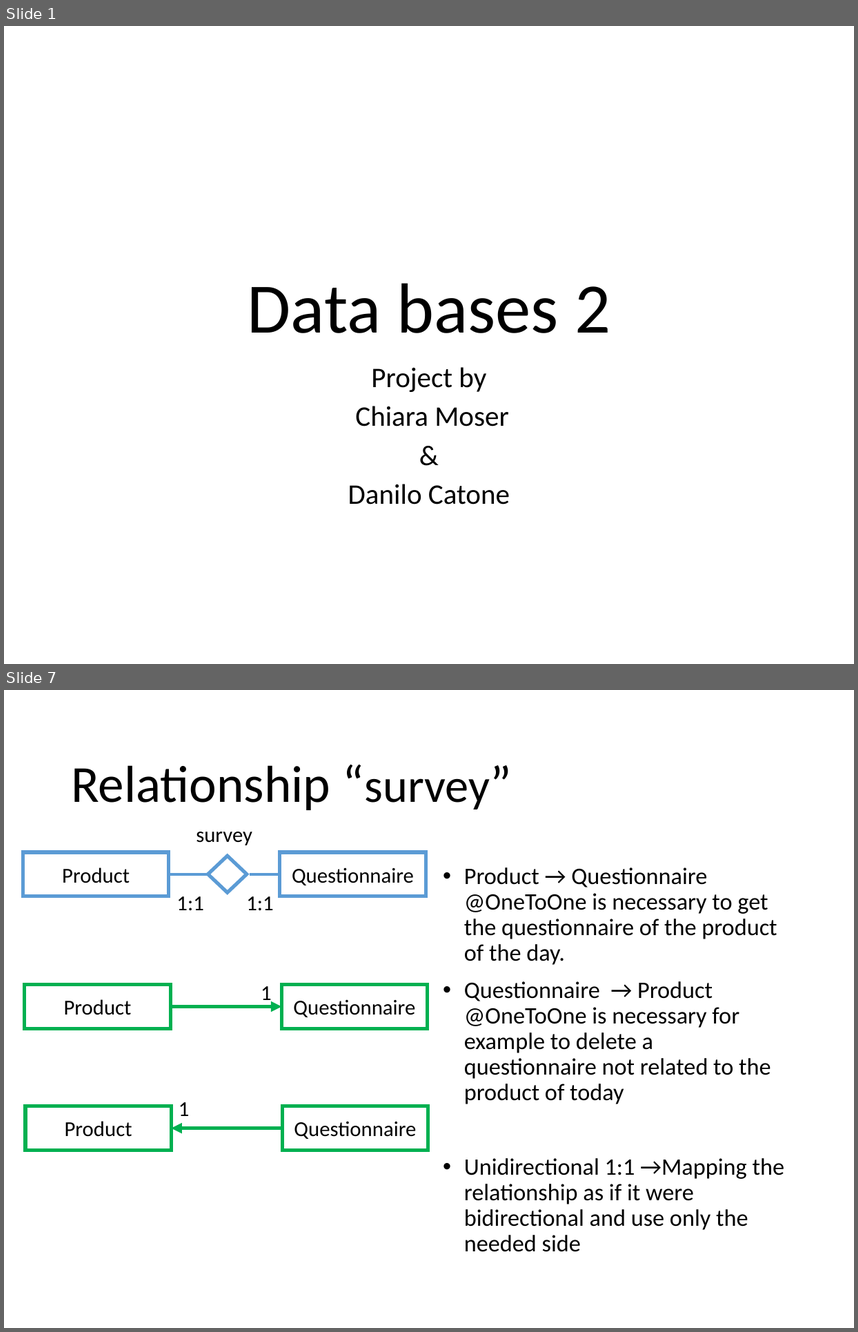
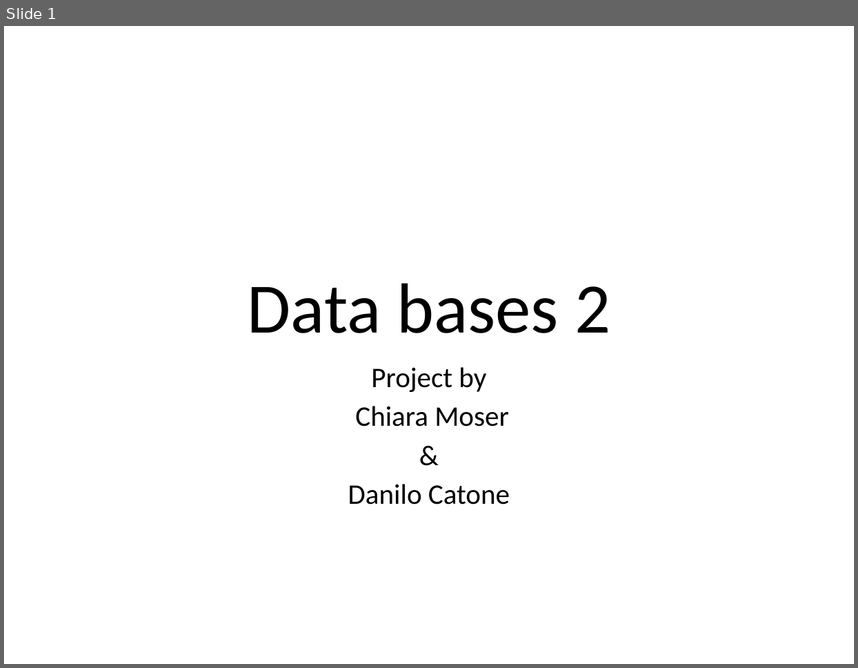
Before and after one commit to catonzio/DB2project, a slide deck: DB2project.pptx. Shown one above the other, each under a label of ours: slides 1 and 7 before the commit, slide 1 after it; the slides between them are not shown. The pictures are 858x1332 and 858x668 pixels, drawn with LibreOffice and Linux fonts; fonts in the diff are those of the drawing. Boxes give left, top, right and bottom in pixels: in the first picture for what was removed or moved away, otherwise in the second. Text is boxed around its words. In the diff, an @@ line names an element or a change of style, - is before the commit and + after.

```diff
--- a/DB2project.pptx
+++ b/DB2project.pptx
@@ slide 7 removed at <box>4,690,854,1328</box>, background #FFFFFF @@
@@ title removed at <box>71,765,490,810</box> @@
-Relationship “survey”
@@ text removed at <box>196,831,252,845</box> @@
-survey
@@ rectangle removed at <box>23,852,169,896</box> @@
-Product
@@ rectangle removed at <box>280,852,426,896</box> @@
-Questionnaire
@@ line removed from (208, 874) to (169, 874) @@
@@ diamond removed at <box>208,856,247,893</box> @@
@@ line removed from (280, 874) to (250, 874) @@
@@ text removed at <box>464,867,784,1252</box> @@
-• Product → Questionnaire @OneToOne is necessary to get the questionnaire of the product of the day.
-• Questionnaire → Product @OneToOne is necessary for example to delete a questionnaire not related to the product of today
-• Unidirectional 1:1 →Mapping the relationship as if it were bidirectional and use only the needed side
@@ text removed at <box>176,896,203,910</box> @@
-1:1
@@ text removed at <box>246,896,273,910</box> @@
-1:1
@@ rectangle removed at <box>25,984,170,1028</box> @@
-Product
@@ text removed at <box>261,986,272,1005</box> @@
-1
@@ rectangle removed at <box>282,984,428,1028</box> @@
-Questionnaire
@@ arrow removed from (170, 1006) to (282, 1006) @@
@@ text removed at <box>179,1102,190,1116</box> @@
-1
@@ rectangle removed at <box>25,1105,172,1150</box> @@
-Product
@@ rectangle removed at <box>282,1105,428,1150</box> @@
-Questionnaire
@@ arrow removed from (282, 1127) to (172, 1127) @@
```
Also in this commit, not shown: 13 slides changed, 4 slides added, 10 other slides removed, 14 other files.
